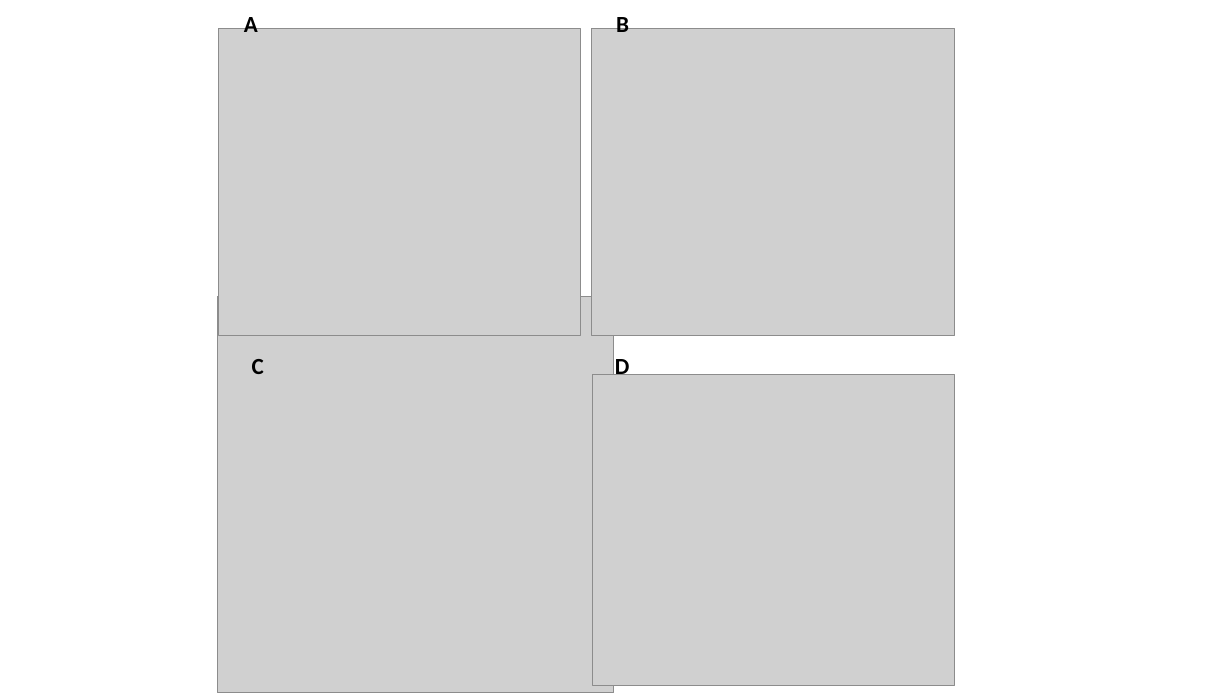
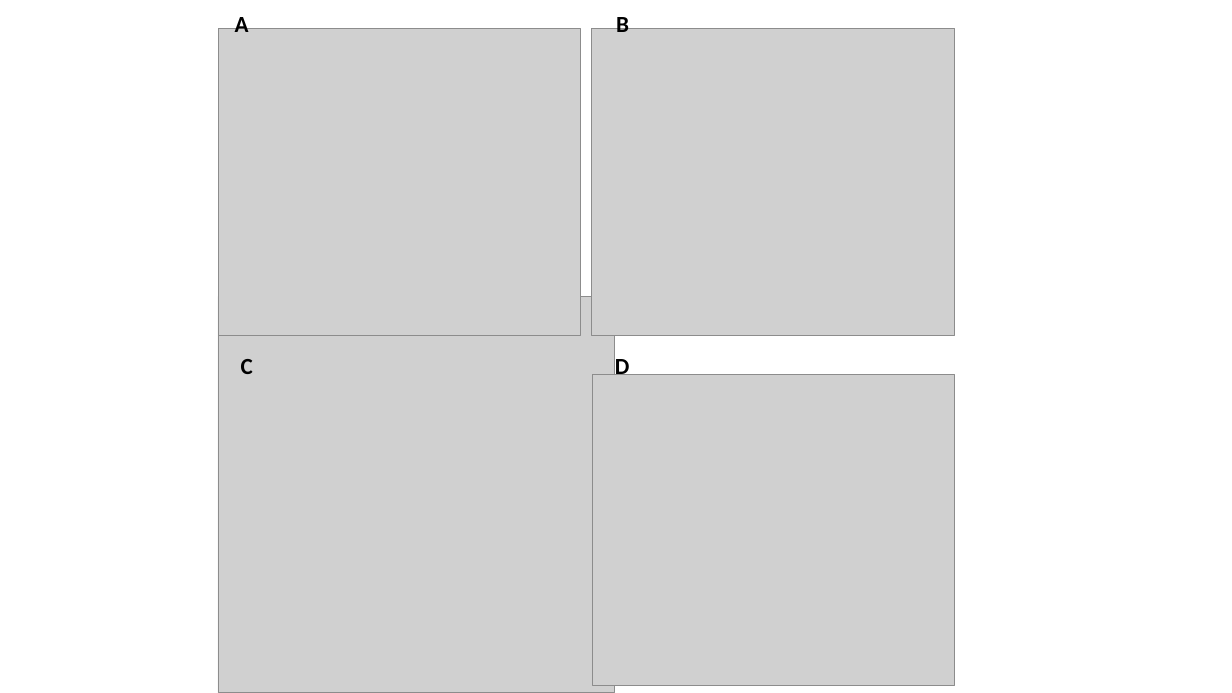
Before and after one commit to coleoguy/microsat, a slide deck: slide 1 of figures/figure3.pptx. Drawn at 1232x693 pixels with LibreOffice and Linux fonts; fonts in the diff are those of the drawing; grey boxes stand for pictures. Boxes give left, top, right and bottom in pixels: in the first picture for what was removed or moved away, otherwise in the second. Text is boxed around its words. In the diff, an @@ line names an element or a change of style, - is before the commit and + after.

```diff
--- a/figures/figure3.pptx
+++ b/figures/figure3.pptx
@@ text "A": place and size @@
-text "A" at bbox=[244, 13, 258, 32]
+text "A" at bbox=[235, 13, 249, 32]
@@ text "C": place and size @@
-text "C" at bbox=[252, 359, 264, 374]
+text "C" at bbox=[241, 359, 253, 374]
```
Also in this commit, not shown: 2 other files.
